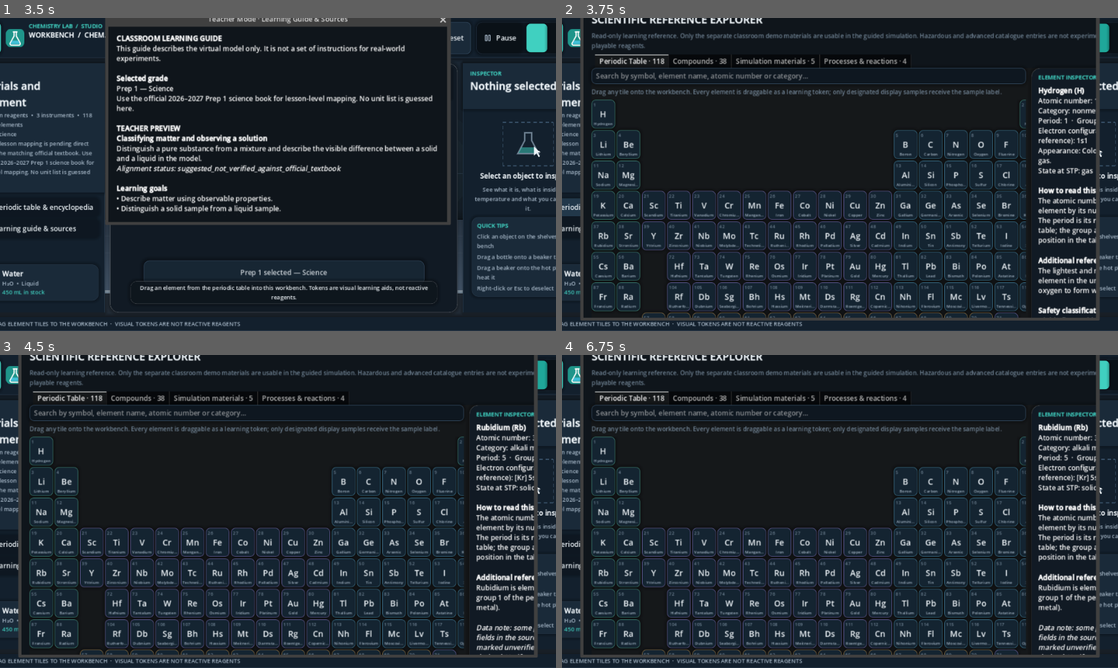
Above: before the commit, frames 1-4 (two rows, left to right).
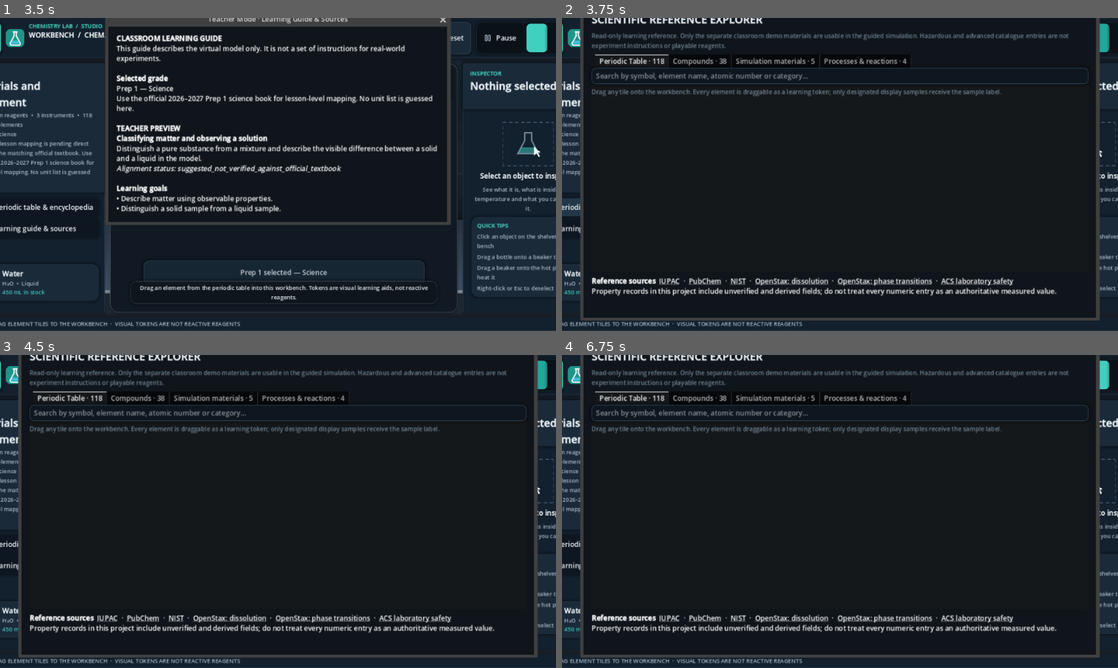
Above: after the commit, the same moments.

Repository: KareemMohammadeen/chemistry-lab-2d
Game: Godot game, scene res://scenes/main.tscn
Same seed, same stepped clock (60 frames per second), same inputs: the game is played once before the commit and once after it.
Inputs (mouse positions are in pixels of both pictures, inside the frame that each line leads up to):
- Up to frame 1 (3.5 s): click "Start Classroom Demo" at 0.5 s; click "Prep 1" at 1.25 s; click "Teacher Guide" at 2 s; click (539, 36) at 2.75 s
- Up to frame 2 (3.75 s): click "Open periodic table & encyclo…" at 3.5 s
- Up to frame 3 (4.5 s): click "Learning guide & sources" at 4.25 s
- Up to frame 4 (6.75 s): click "Prep 1" at 5 s; click "Teacher Guide" at 5.75 s; click (1101, 373) at 6.5 s

Frame 1 is identical in both runs. In frame 2, 18% of the frame differs, in the area x 5-97%, y 4-96%; in frame 3, 18%; in frame 4, 18%.
Error after the commit: Parse Error: Identifier "payload" not declared in the current scope. (res://scripts/ui/element_reference_card.gd:90)

Commit message:
Treat every periodic-table entry as a visual specimen

Diff:
--- a/scripts/ui/element_reference_card.gd
+++ b/scripts/ui/element_reference_card.gd
@@ -5,7 +5,6 @@
 
 signal activated(element: ElementDefinition)
 
-const DISPLAY_SAMPLE_SYMBOLS: Array[String] = ["C", "Al", "Si", "Fe", "Cu", "Ag", "Au", "Sn", "W"]
 const TILE_SIZE := Vector2(58.0, 64.0)
 
 var element: ElementDefinition
@@ -51,7 +50,7 @@
 	name_label.text_overrun_behavior = TextServer.OVERRUN_TRIM_ELLIPSIS
 	name_label.mouse_filter = Control.MOUSE_FILTER_IGNORE
 	column.add_child(name_label)
-	tooltip_text = _tooltip_text(element) + "\nDrag this tile onto the workbench to add a visual element token."
+	tooltip_text = _tooltip_text(element) + "\nDrag this tile onto the workbench to create a stylized 2D specimen. It is a visual model, not a reagent."
 
 
 func _gui_input(event: InputEvent) -> void:
@@ -64,8 +63,7 @@
 func _get_drag_data(_at_position: Vector2) -> Variant:
 	if element == null:
 		return null
-	var is_display_sample := DISPLAY_SAMPLE_SYMBOLS.has(element.id)
-	var payload := {
+		var payload := {
 		"kind": "periodic_element",
 		"symbol": element.id,
 		"name": element.display_name,
@@ -78,7 +76,7 @@
 		"appearance": element.appearance,
 		"hazards": element.hazards,
 		"radioactive": element.radioactive,
-		"display_only_sample": is_display_sample,
+		"display_only_sample": true,
 		"simulation_reagent": false
 	}
 	var preview := PanelContainer.new()
@@ -126,4 +124,4 @@
 	var config := value.electron_configuration if value.electron_configuration != "" else "Not listed"
 	return "%s (%s)\nAtomic number: %d\nCategory: %s\nPeriod: %d  •  Group: %s\nBlock: %s\nElectron configuration: %s\n%s" % [
 		value.display_name, value.id, value.atomic_number, value.category, value.period, group_label, value.block, config,
-		("Visual sample token only; not a reactive material." if DISPLAY_SAMPLE_SYMBOLS.has(value.id) else "Reference token only; not a classroom reagent.")]
+		"Every dropped element is a 2D educational visual model only; it is not a classroom reagent."]
